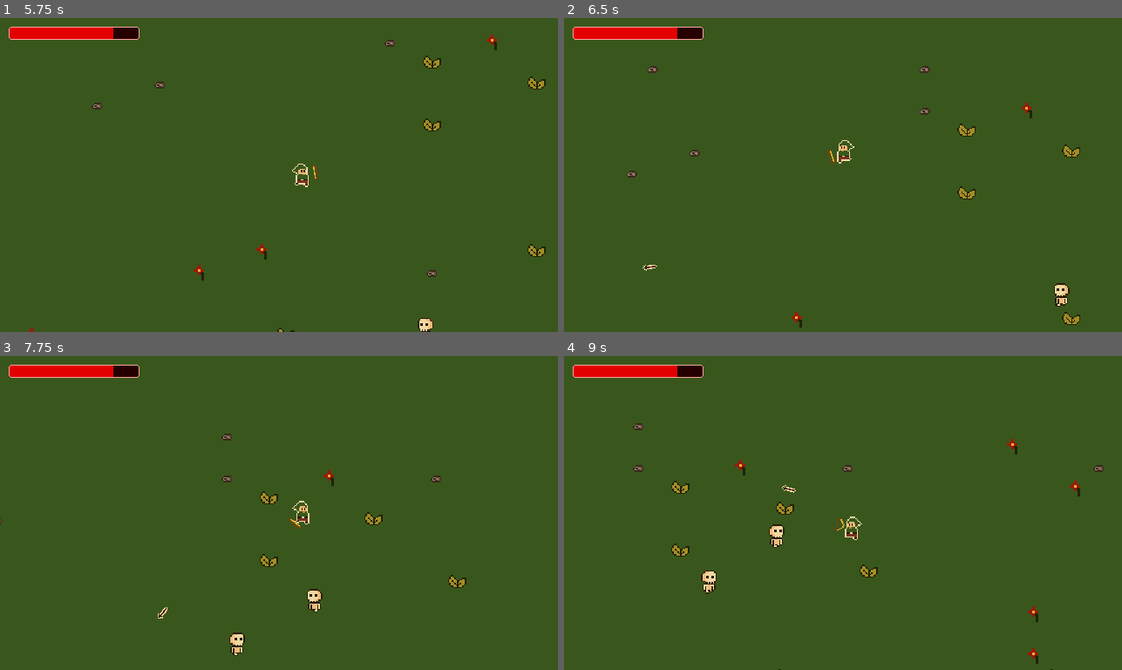
Above: before the commit, frames 1-4 (two rows, left to right).
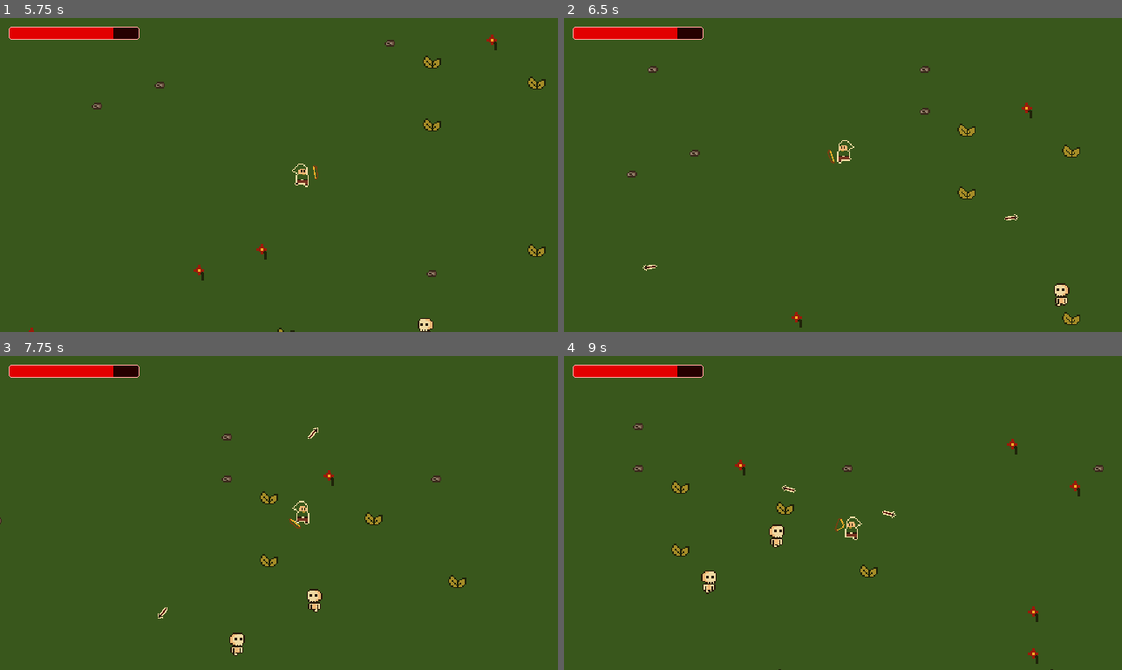
Above: after the commit, the same moments.

Repository: danilomacb/RAMter
Game: Godot game, scene res://Scenes/Game.tscn
Same seed, same stepped clock (60 frames per second), same inputs: the game is played once before the commit and once after it.
Inputs (mouse positions are in pixels of both pictures, inside the frame that each line leads up to):
- Up to frame 1 (5.75 s): tap Enter at 0.5 s; move the mouse to (251, 237) at 0.52 s; press the mouse at (251, 237) at 0.53 s; hold Up (MoveUp) 0.53-2.03 s; move the mouse to (446, 222) at 1.27 s; release the mouse at (446, 222) at 1.28 s; click (446, 222) at 1.35 s; move the mouse to (111, 127) at 2.02 s; press the mouse at (111, 127) at 2.03 s; hold Left (MoveLeft) 2.03-3.53 s; move the mouse to (306, 175) at 2.77 s; release the mouse at (306, 175) at 2.78 s; click (306, 175) at 2.85 s; move the mouse to (195, 96) at 3.52 s; press the mouse at (195, 96) at 3.53 s; hold Down (MoveDown) 3.53-4.25 s; release the mouse at (195, 96) at 4.25 s; click "ReverseShot" at 4.25 s; move the mouse to (401, 159) at 5.02 s; hold Right (MoveRight) from 5.03 s (still down); click (401, 159) at 5.1 s
- Up to frame 2 (6.5 s): move the mouse to (731, 190) at 5.77 s; release Right (MoveRight) at 5.78 s; press the mouse at (731, 190) at 5.78 s; hold Up (MoveUp) from 5.78 s (still down)
- Up to frame 3 (7.75 s): move the mouse to (334, 443) at 6.52 s; release Up (MoveUp) at 6.53 s; release the mouse at (334, 443) at 6.53 s; hold Right (MoveRight) from 6.53 s (still down); click (334, 443) at 6.6 s; move the mouse to (251, 575) at 7.27 s; press the mouse at (251, 575) at 7.28 s
- Up to frame 4 (9 s): move the mouse to (1010, 560) at 8.02 s; release the mouse at (1010, 560) at 8.03 s; click (1010, 560) at 8.1 s; move the mouse to (675, 465) at 8.77 s; release Right (MoveRight) at 8.78 s; press the mouse at (675, 465) at 8.78 s; hold Down (MoveDown) from 8.78 s (still down)

Frame 1 is identical in both runs. In frame 2, less than 0.1% of the frame differs, in the area x 78-82%, y 62-65%; in frame 3, less than 0.1%; in frame 4, less than 0.1%, in the area x 57-60%, y 49-52%.

Commit message:
reverse shot implemented

Diff:
--- a/Scripts/Upgrades.gd
+++ b/Scripts/Upgrades.gd
@@ -4,26 +4,30 @@
 
 var playerArrow = load("res://Prefabs/PlayerArrow.tscn")
 
+var base_angle_diff = PI/12
+
 func InstantiateArrows(playerPos, bowPos, game, mousePos):
-	var base_angle_diff = PI/12
+	for i in range(Globals.UpgradeMultiShotCounter + 1):
+		SetArrowDirAndRotation(i, playerPos, bowPos, game, mousePos)
 
-	for i in range(Globals.UpgradeMultiShotCounter + 1):
-		var instantiatedArrow = playerArrow.instantiate()
+	for i in range(Globals.UpgradeReverseShotCounter):
+		SetArrowDirAndRotation(i, playerPos, bowPos, game, playerPos + (playerPos - mousePos))
 
-		var angle = atan2(mousePos.y - playerPos.y, mousePos.x - playerPos.x)
-		var angleDif = base_angle_diff * (i - Globals.UpgradeMultiShotCounter / 2)
+func SetArrowDirAndRotation(i, playerPos, bowPos, game, mousePos):
+	var instantiatedArrow = playerArrow.instantiate()
 
-		instantiatedArrow.direction = Vector2(cos(angle + angleDif), sin(angle + angleDif))
-		instantiatedArrow.rotation = angle + angleDif
-		instantiatedArrow.global_position = bowPos
+	var angle = atan2(mousePos.y - playerPos.y, mousePos.x - playerPos.x)
+	var angleDif = base_angle_diff * (i - Globals.UpgradeMultiShotCounter / 2)
 
-		game.add_child(instantiatedArrow)
+	instantiatedArrow.direction = Vector2(cos(angle + angleDif), sin(angle + angleDif))
+	instantiatedArrow.rotation = angle + angleDif
+	instantiatedArrow.global_position = bowPos
+
+	game.add_child(instantiatedArrow)
 
 func AddUpgrade(upgradeType):
 	match (upgradeType):
 		UpgradeType.Multishot:
 			Globals.UpgradeMultiShotCounter += 1
-			print("multishot: " + str(Globals.UpgradeMultiShotCounter))
 		UpgradeType.ReverseShot:
 			Globals.UpgradeReverseShotCounter += 1
-			print("reverse: " + str(Globals.UpgradeReverseShotCounter))
